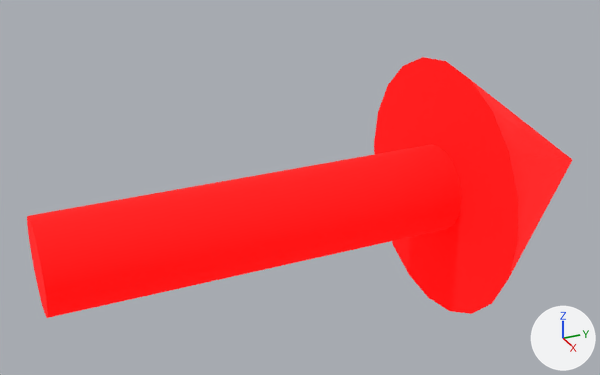
Two versions of the COLLADA model media/1930/arrow.dae, one commit apart.
Rendered twice from a 50 mm lens placed at (0.01475, -0.00611, 0.00801), pointed at (-0.00052, 0.00076, 0.00038). The lights are fixed; the arrows at lower right show +X, +Y and +Z. Where no turn or scale is listed for an object, it has been applied to the vertices.
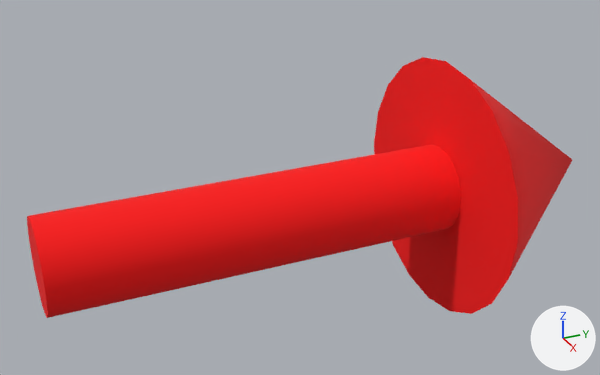
What the commit changed:
Material 'lambert1' (mat_lambert1) changes colour from black #000000 to red #ff0000; in linear values from (0.0, 0.0, 0.0) to (1.0, 0.0, 0.0).
In material 'lambert1' (mat_lambert1), emission_color is no longer (1.0, 0.0, 0.0), red #ff0000.
In material 'lambert1' (mat_lambert1), emission_strength is no longer 1.0.

What differs and where, as boxes (x1, y1, x2, y2) in the pictures (600 x 375 px):
'pCylinder1', recoloured, surface changed: (27, 144, 461, 318) in both
'pCone1', recoloured, surface changed: (374, 57, 572, 314) in both
